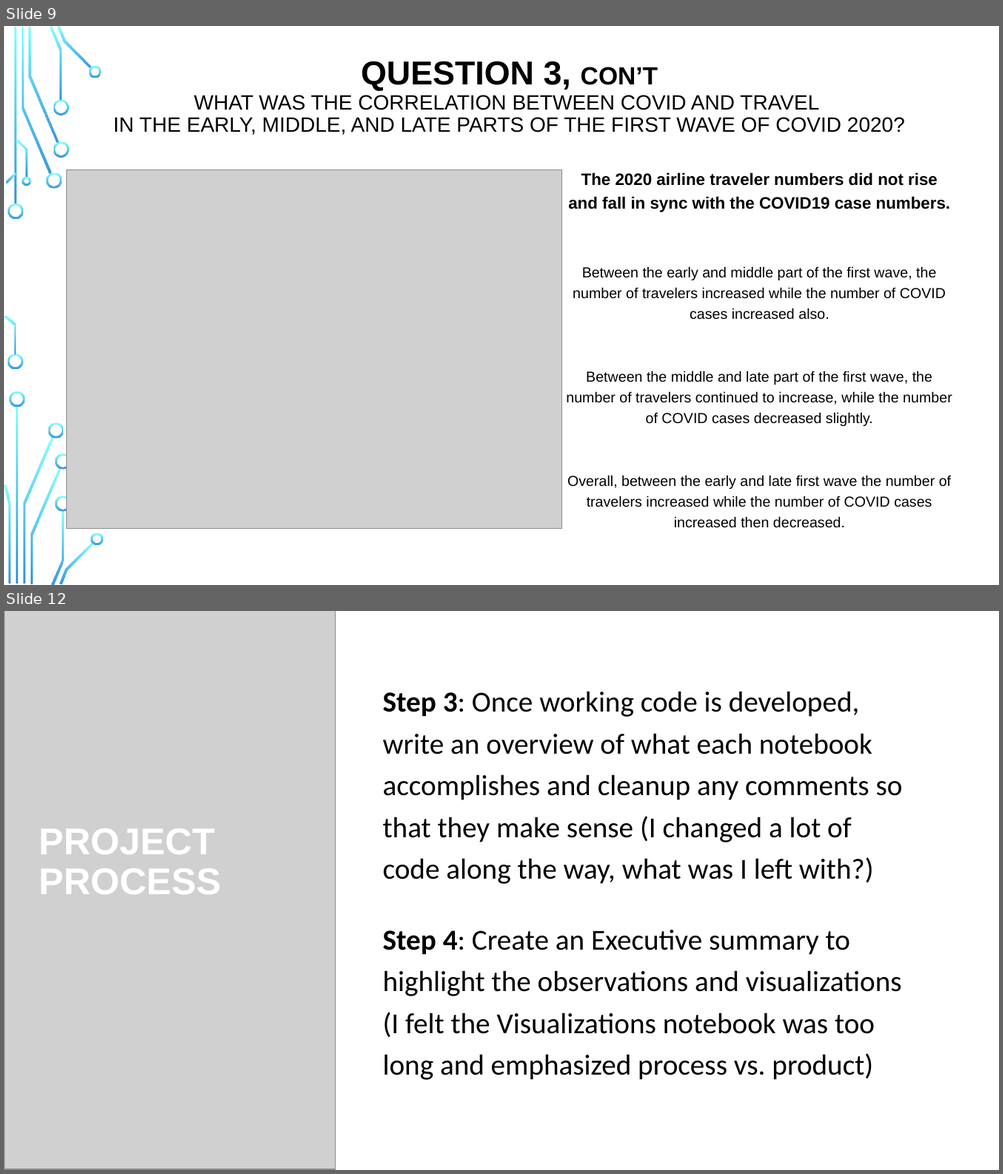
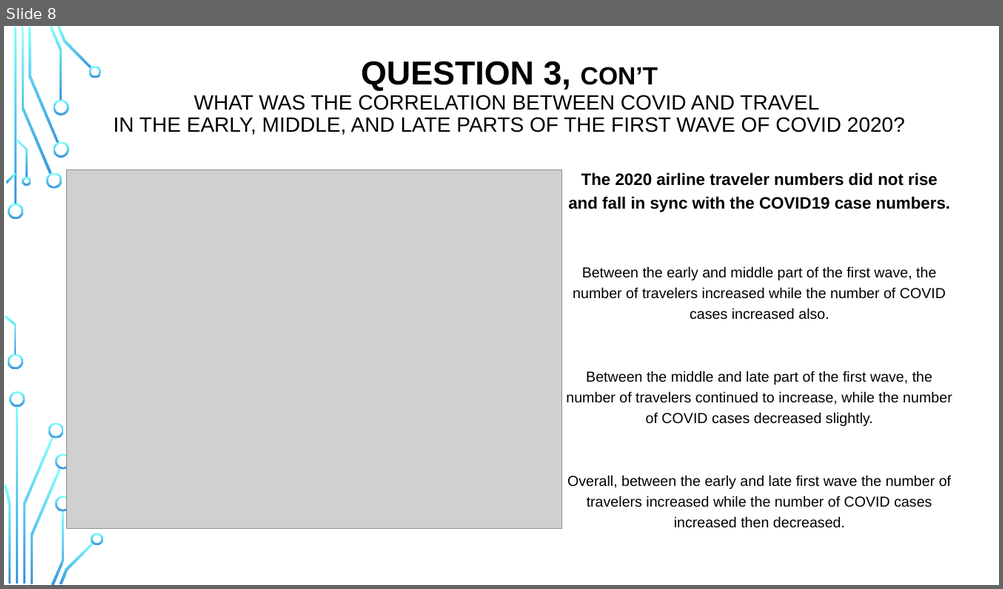
Before and after one commit to abielhammonds/COVID19_TravelStats_Project, a slide deck: COVID19_Travel_Project_Presentation.pptx. Shown one above the other, each under a label of ours: slides 9 and 12 before the commit, slide 8 after it; the slides between them are not shown. The pictures are 1003x1174 and 1003x589 pixels, drawn with LibreOffice and Linux fonts; fonts in the diff are those of the drawing; grey boxes stand for pictures; background and template pictures are left out. Boxes give left, top, right and bottom in pixels: in the first picture for what was removed or moved away, otherwise in the second. Text is boxed around its words. In the diff, an @@ line names an element or a change of style, - is before the commit and + after.

Commit message:
updating presentation file

```diff
--- a/COVID19_Travel_Project_Presentation.pptx
+++ b/COVID19_Travel_Project_Presentation.pptx
@@ slide 12 removed at box(4, 611, 999, 1170), background picture (left out) @@
@@ rectangle removed at box(4, 611, 999, 1170) @@
@@ picture removed at box(4, 611, 336, 1170) @@
@@ picture removed at box(4, 611, 336, 1170) @@
@@ text removed at box(383, 691, 902, 884) @@
-Step 3: Once working code is developed, write an overview of what each notebook accomplishes and cleanup any comments so that they make sense (I changed a lot of code along the way, what was I left with?)
@@ text removed at box(39, 829, 221, 894) @@
-PROJECT PROCESS
@@ text removed at box(383, 930, 902, 1080) @@
-Step 4: Create an Executive summary to highlight the observations and visualizations (I felt the Visualizations notebook was too long and emphasized process vs. product)
@@ group removed at box(4, 611, 91, 1170): 7 freeform shapes, 1 rectangle @@
@@ group removed at box(4, 611, 94, 1170): 9 freeform shapes, 2 rectangles @@
@@ group removed at box(4, 611, 984, 1170): 12 freeform shapes, 2 rectangles @@
@@ what was slide 9 is now slide 8 @@
```
Also in this commit, not shown: 4 other slides removed.
